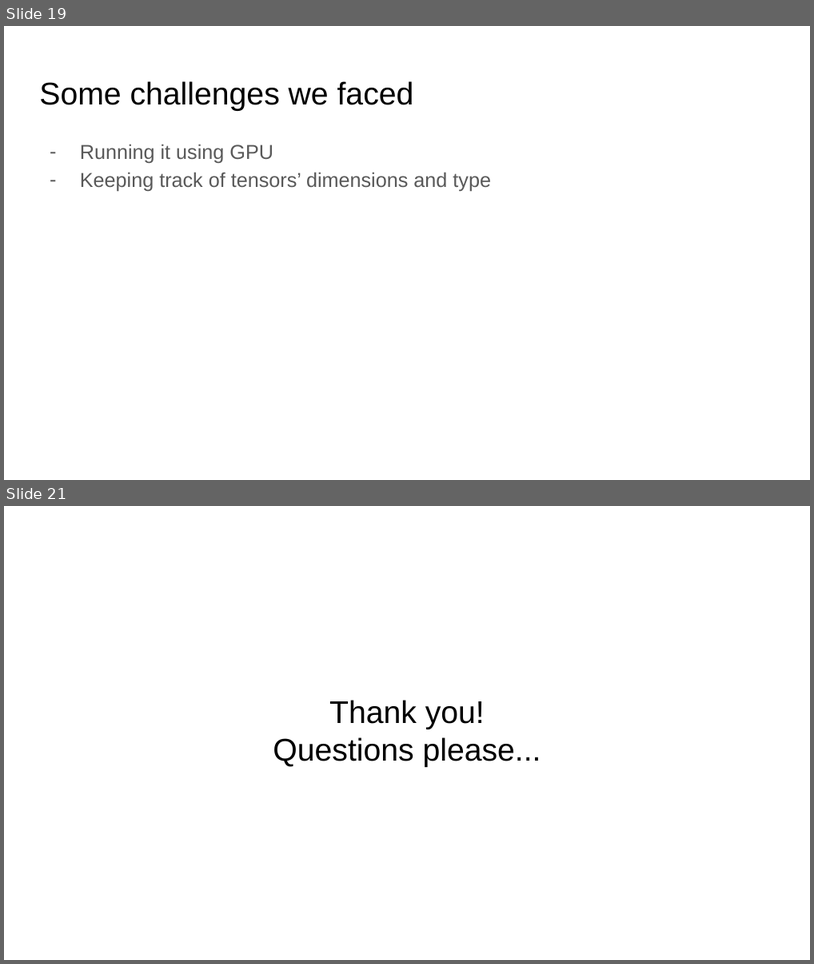
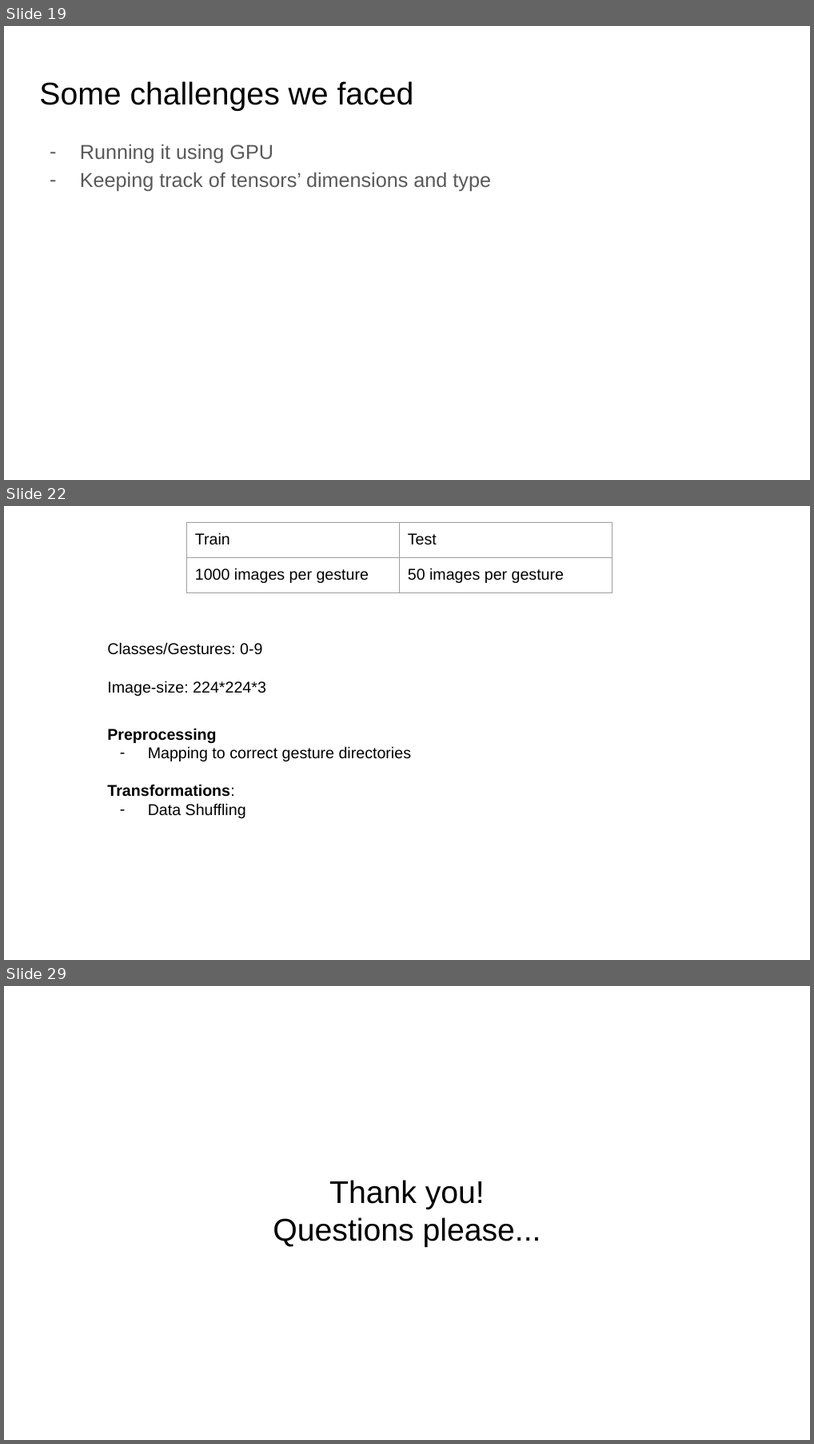
Before and after one commit to KrishnaGarg/gesture-recognition, a slide deck: HAND GESTURE RECOGNITION.pptx. Shown one above the other, each under a label of ours: slides 19 and 21 before the commit, slides 19, 22 and 29 after it; the slides between them are not shown. The pictures are 814x964 and 814x1444 pixels, drawn with LibreOffice and Linux fonts; fonts in the diff are those of the drawing. Boxes give left, top, right and bottom in pixels: in the first picture for what was removed or moved away, otherwise in the second. Text is boxed around its words. In the diff, an @@ line names an element or a change of style, - is before the commit and + after.

```diff
--- a/HAND GESTURE RECOGNITION.pptx
+++ b/HAND GESTURE RECOGNITION.pptx
@@ slide 22 added at [4, 506, 810, 960], background #FFFFFF @@
@@ table added at [187, 523, 613, 788], 2 rows, 2 columns @@
+Train | Test
+1000 images per gesture | 50 images per gesture
@@ text added at [107, 642, 266, 696], 14 pt, text #000000 @@
+Classes/Gestures: 0-9
+Image-size: 224*224*3
@@ text added at [107, 728, 411, 818], 14 pt, text #000000 @@
+Preprocessing
+– Mapping to correct gesture directories
+Transformations:
+– Data Shuffling
@@ what was slide 21 is now slide 29 @@
```
Also in this commit, not shown: 3 slides changed, 7 other slides added.
